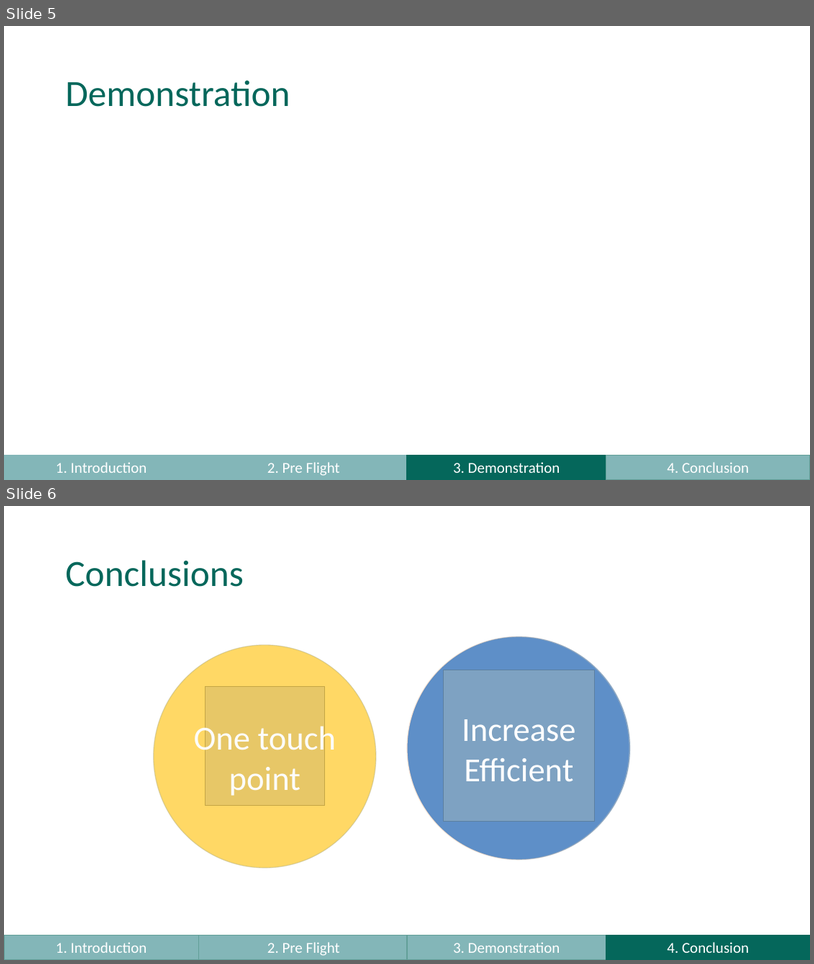
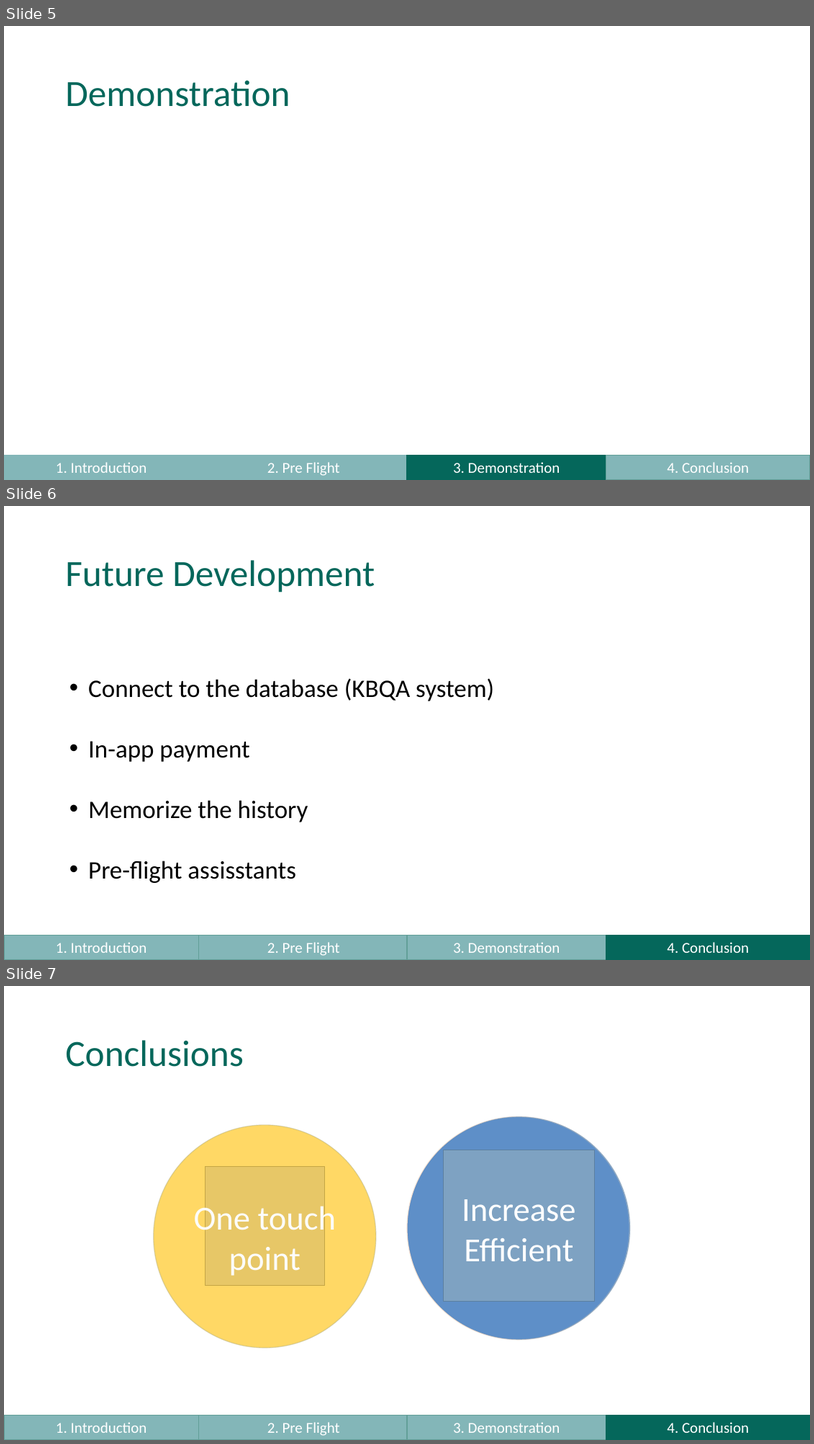
Before and after one commit to assessmentcentre-group4/group-exercise-submission, a slide deck: CX Presentation.pptx. Shown one above the other, each under a label of ours: slides 5 and 6 before the commit, slides 5, 6 and 7 after it. The pictures are 814x964 and 814x1444 pixels, drawn with LibreOffice and Linux fonts; fonts in the diff are those of the drawing; grey boxes stand for pictures; background and template pictures are left out. Boxes give left, top, right and bottom in pixels: in the first picture for what was removed or moved away, otherwise in the second. Text is boxed around its words. In the diff, an @@ line names an element or a change of style, - is before the commit and + after.

Commit message:
updated powerpoint

```diff
--- a/CX Presentation.pptx
+++ b/CX Presentation.pptx
@@ slide 6 added at box(4, 506, 810, 960), background #FFFFFF; not listed: 4 template elements that a slide beside it also shows @@
@@ title added at box(65, 560, 375, 592), 44 pt, text #05675B @@
+Future Development
@@ text added at box(88, 678, 494, 883), 30 pt, text #000000 @@
+• Connect to the database (KBQA system)
+• In-app payment
+• Memorize the history
+• Pre-flight assisstants
@@ what was slide 6 is now slide 7 @@
```
